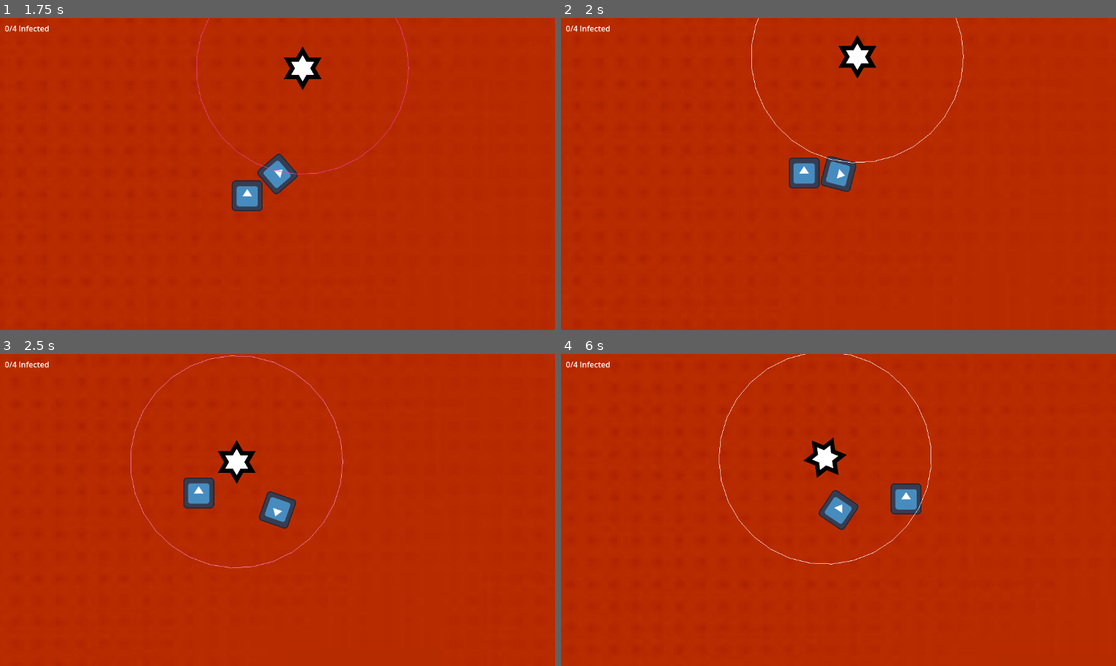
Above: before the commit, frames 1-4 (two rows, left to right).
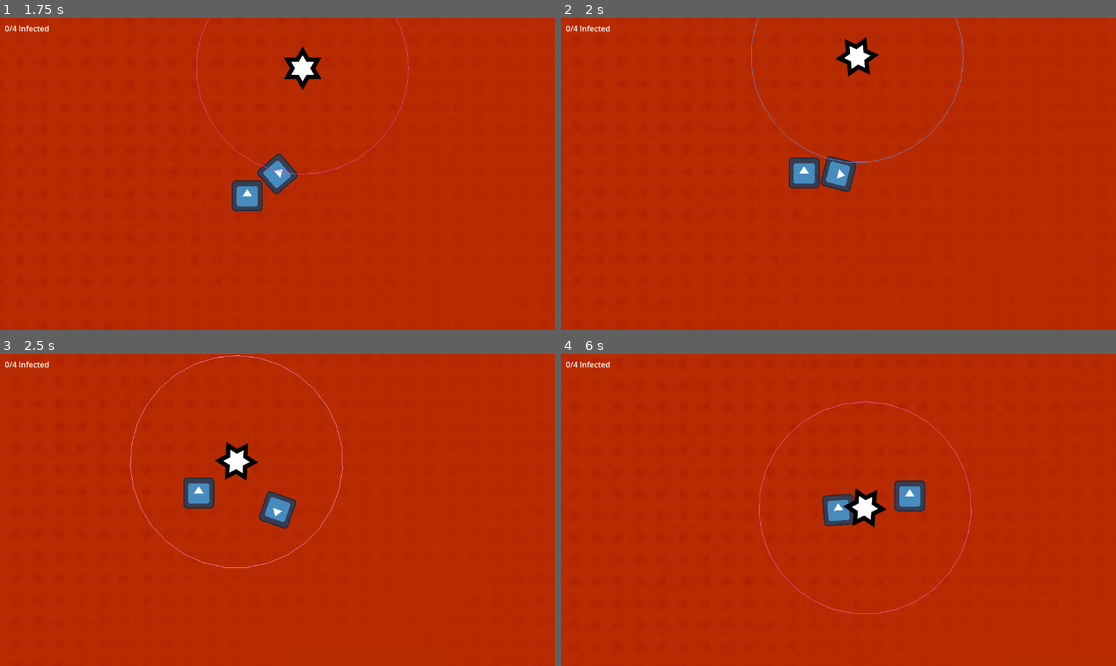
Above: after the commit, the same moments.

Repository: MarkusSecundus/GlobalJam_2026
Game: Godot game, scene res://maps/test_map.tscn
Same seed, same stepped clock (60 frames per second), same inputs: the game is played once before the commit and once after it. The engine's default icon, where the game draws it, is replaced by a stand-in: a white triangle on a blue panel in a dark square.
Inputs:
- Up to frame 1 (1.75 s): tap Enter at 0.5 s; hold D (Right) 0.53-1.28 s; hold S (Down) from 1.28 s (still down)
- Up to frame 2 (2 s): keep holding S (Down)
- Up to frame 3 (2.5 s): release S (Down) at 2.03 s; hold D (Right) from 2.03 s (still down)
- Up to frame 4 (6 s): release D (Right) at 2.78 s; hold W (Up) 2.78-3.53 s; hold A (Left) 3.53-5.03 s; hold S (Down) 5.03-5.78 s; hold D (Right) from 5.78 s (still down)

Frame 1 is identical in both runs. In frame 2, 0.6% of the frame differs, in the area x 34-73%, y 0-47%; in frame 3, 0.7%; in frame 4, 2.4%, in the area x 28-74%, y 0-84%.

Commit message:
enemy behavior tweak

Diff:
--- a/prefabs/enemy.gd
+++ b/prefabs/enemy.gd
@@ -1,10 +1,17 @@
 extends RigidBody2D
+
+var ATTACK_IMPULSE = 1000.0
+var ATTACK_DIR_VARIABILITY = 300.0
+var AGGRO_GAIN_SPEED = 1.0
+var AGGRO_LOSE_SPEED = 0.5
+var AGGRO_COOLDOWN_SEC = 0.1
 
 # if nonzero = moving towards the player
 var attack_dir: Vector2 = Vector2.ZERO
 
 # 0 to 1.0 - full aggro
 var aggro_level: float = 0.0
+var aggro_cooldown: float = 0.0
 var detected_player: Node2D = null
 
 # Called when the node enters the scene tree for the first time.
@@ -14,19 +21,24 @@
 func _physics_process(delta: float) -> void:
 	if attack_dir.length_squared() > 0:
 		apply_central_impulse(-self.linear_velocity) # kill any velocity we had
-		apply_central_impulse(1000.0 * attack_dir)
+		apply_central_impulse(ATTACK_IMPULSE * attack_dir)
 
 		if detected_player is RigidBody2D: # paranoid null check
 			# add player velocity for "smartness"
 			# but add additional perpendicular element so that it's not perfect
 			var imp = (detected_player as RigidBody2D).linear_velocity
-			imp += attack_dir.orthogonal() * randf_range(-1.0, 1.0) * 300.0
+			imp += attack_dir.orthogonal() * randf_range(-1.0, 1.0) * ATTACK_DIR_VARIABILITY
 			apply_central_impulse(imp)
+
+		apply_torque_impulse(10000.0)
+
 		attack_dir = Vector2.ZERO
 	pass
 
 func _draw() -> void:
 	var col = lerp(Color.WHITE, Color.DEEP_PINK, aggro_level)
+	if aggro_cooldown > 0.0:
+		col = Color.CORNFLOWER_BLUE
 	draw_arc($PlayerDamageArea.position,
 			$PlayerDetectArea/CollisionShape2D.shape.radius,
 			0, TAU, 32, col)
@@ -35,10 +47,14 @@
 # Called every frame. 'delta' is the elapsed time since the previous frame.
 func _process(delta: float) -> void:
 	var initial_aggro_level = aggro_level
-	if detected_player:
-		aggro_level += 1.0 * delta
+
+	if aggro_cooldown > 0:
+		aggro_cooldown = max(0.0, aggro_cooldown - delta)
+
+	if detected_player and aggro_cooldown == 0.0:
+		aggro_level += AGGRO_GAIN_SPEED * delta
 	else:
-		aggro_level -= 0.5 * delta
+		aggro_level -= AGGRO_LOSE_SPEED * delta
 	aggro_level = clampf(aggro_level, 0.0, 1.0)
 
 	if aggro_level != initial_aggro_level:
@@ -48,7 +64,7 @@
 	if detected_player and aggro_level >= 1.0:
 		attack_dir = (detected_player.global_position - self.position).normalized()
 		aggro_level = 0.0
-
+		aggro_cooldown = AGGRO_COOLDOWN_SEC
 
 
 func _on_player_damage_area_body_entered(body: Node2D) -> void:
